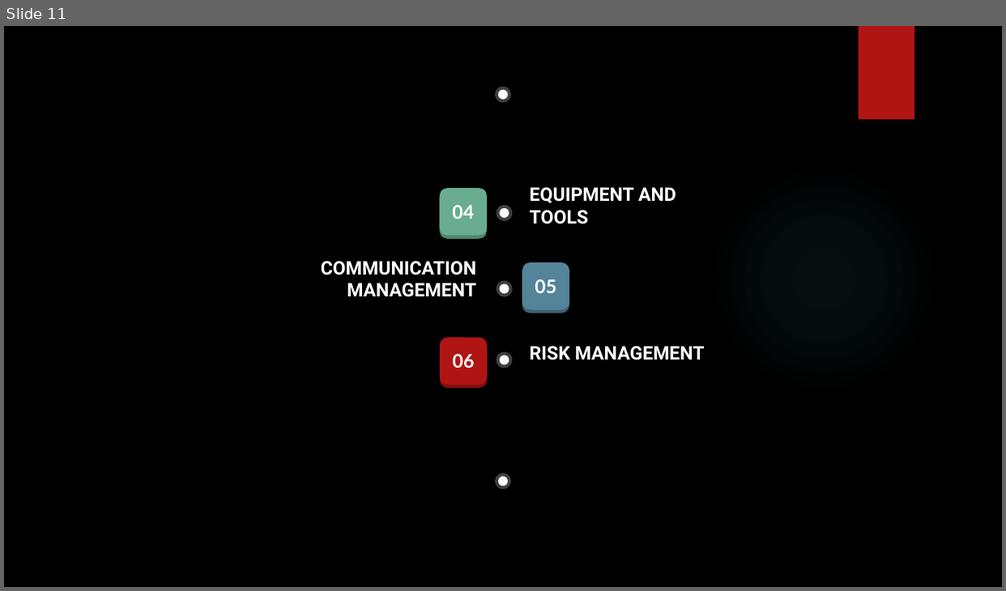
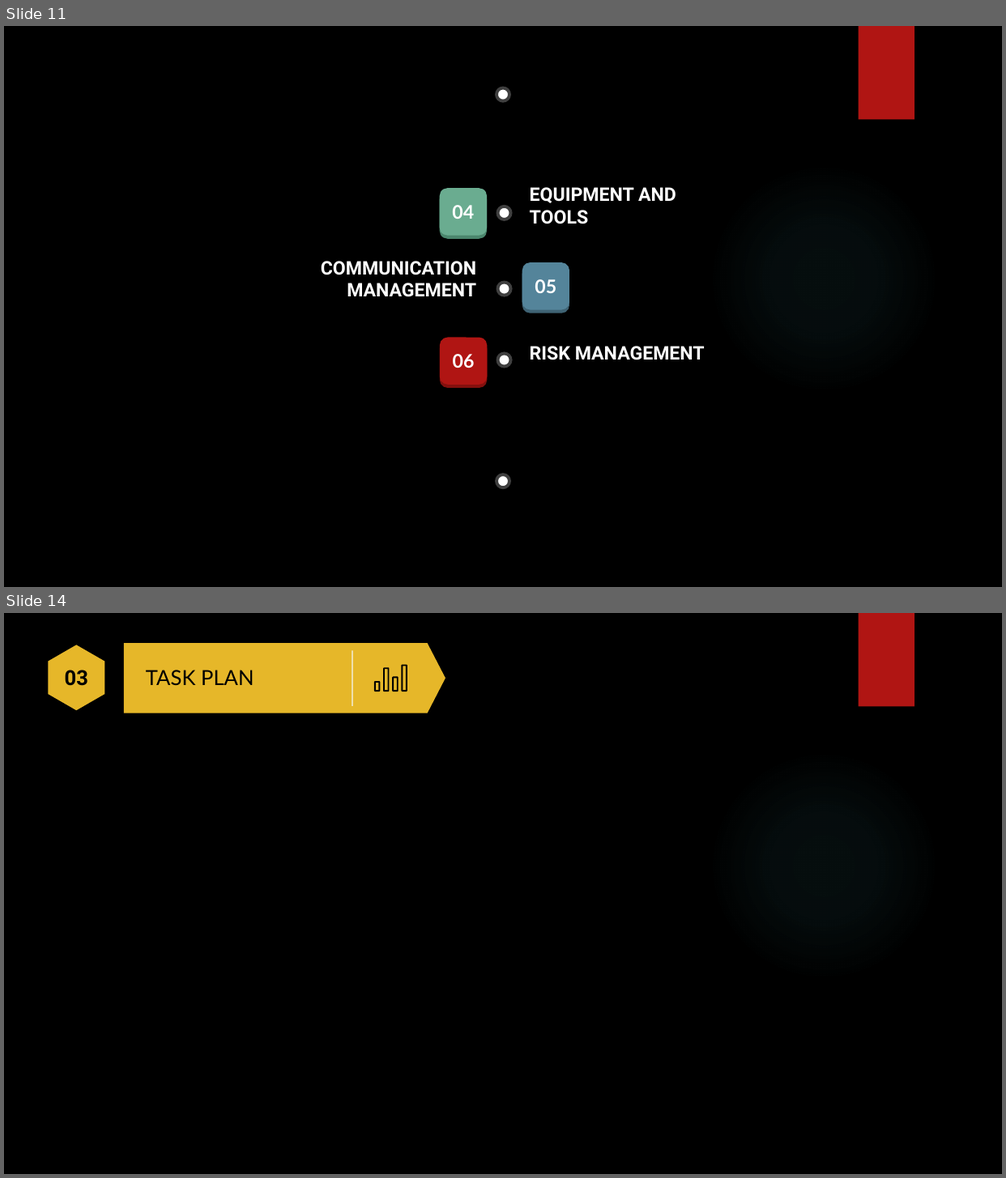
Before and after one commit to khangpqvn/Xanh-Hoa_Lac, a slide deck: Document/KhangPQ/Capstone.pptx. Shown one above the other, each under a label of ours: slide 11 before the commit, slides 11 and 14 after it; the slides between them are not shown. The pictures are 1006x591 and 1006x1178 pixels, drawn with LibreOffice and Linux fonts; fonts in the diff are those of the drawing; background and template pictures are left out. Boxes give left, top, right and bottom in pixels: in the first picture for what was removed or moved away, otherwise in the second. Text is boxed around its words. In the diff, an @@ line names an element or a change of style, - is before the commit and + after.

```diff
--- a/Document/KhangPQ/Capstone.pptx
+++ b/Document/KhangPQ/Capstone.pptx
@@ slide 14 added at bbox=[4, 613, 1002, 1174], background picture (left out); not listed: 2 template elements that a slide beside it also shows @@
@@ freeform shape added at bbox=[49, 645, 105, 711], fill #E6B729 @@
@@ text added at bbox=[65, 670, 88, 686], 20 pt, text #000000, bold @@
+03
@@ group added at bbox=[124, 643, 445, 713]: 2 freeform shapes, 1 rectangle, 1 text @@
+TASK PLAN
```
Also in this commit, not shown: 1 slide changed, 6 other slides added, 3 slides removed, 1 other file.
